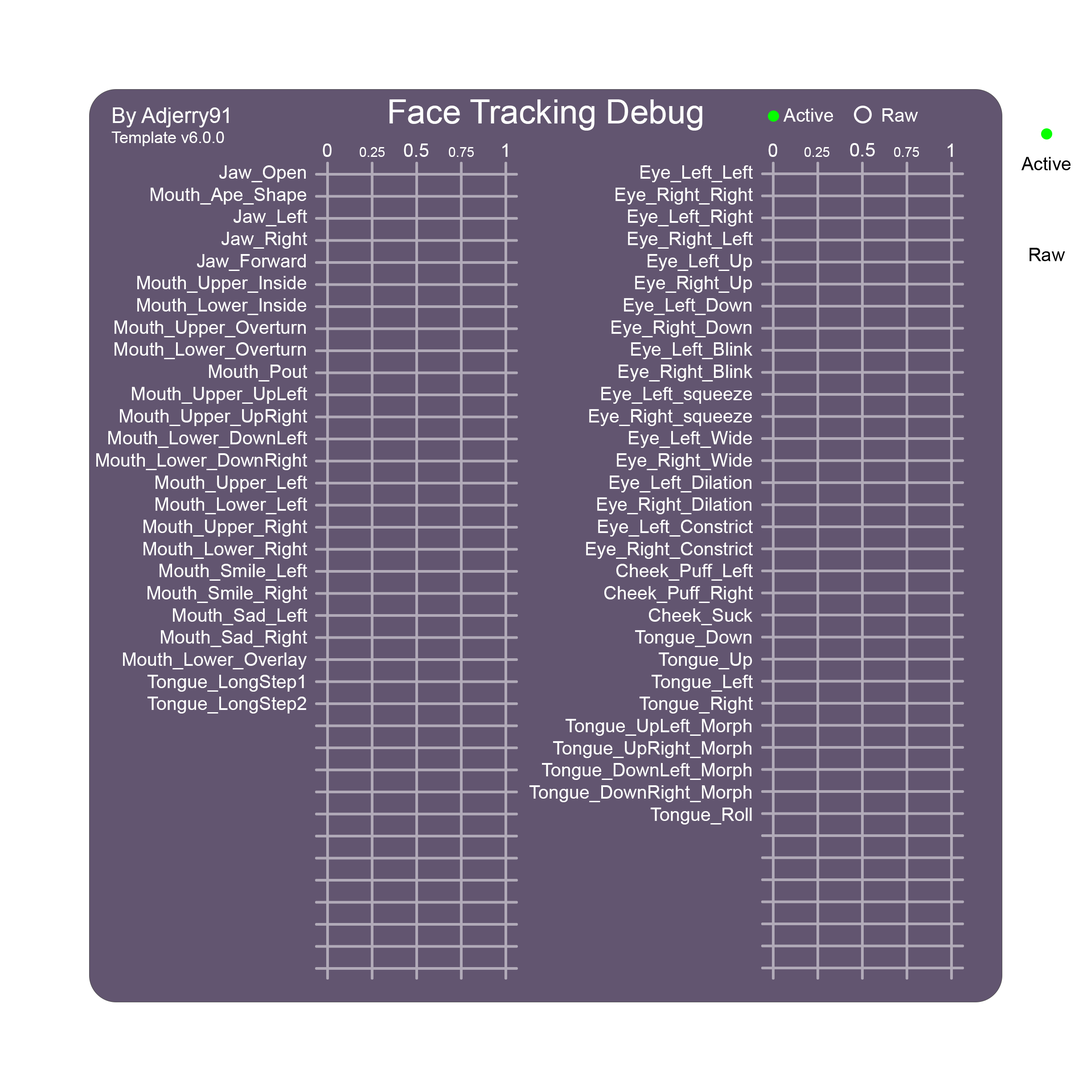
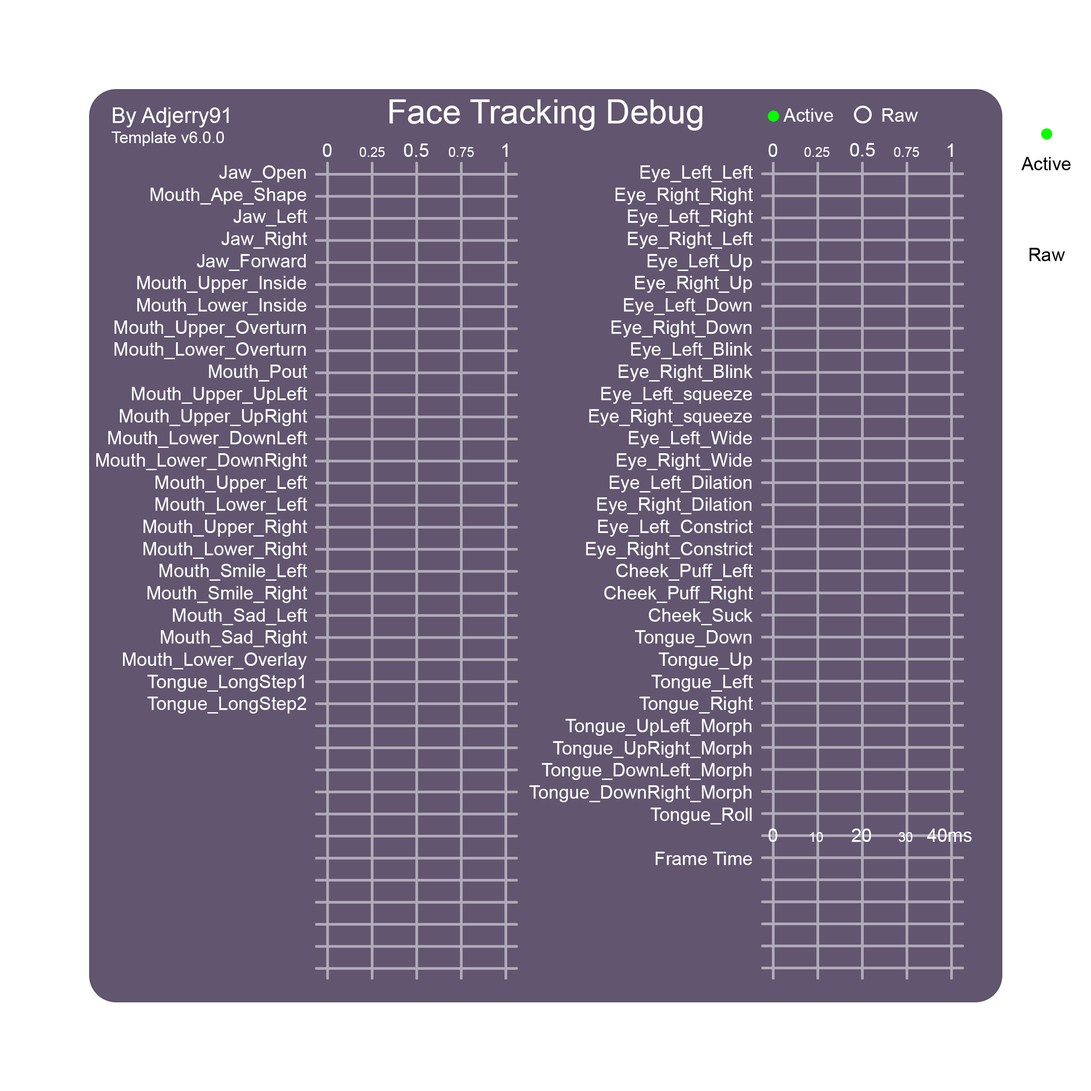
Two versions of the same layered image (1091 x 1091). Layer-by-layer changes:
added group "Frame Time" with 5 layers in group "Text" over [768, 828, 973, 843]
added layer "0 FrameTime" in group "Frame Time" over [768, 828, 778, 843]
added layer "0.01 FrameTime" in group "Frame Time" over [810, 832, 824, 843]
added layer "0.02 FrameTime" in group "Frame Time" over [852, 828, 872, 843]
added layer "0.03 FrameTime" in group "Frame Time" over [898, 832, 914, 843]
added layer "0.04 FrameTime" in group "Frame Time" over [927, 828, 973, 843]
painted on "Shapekeys" (1st of 2, in "Column 2" › "Text") over [655, 852, 753, 866]
